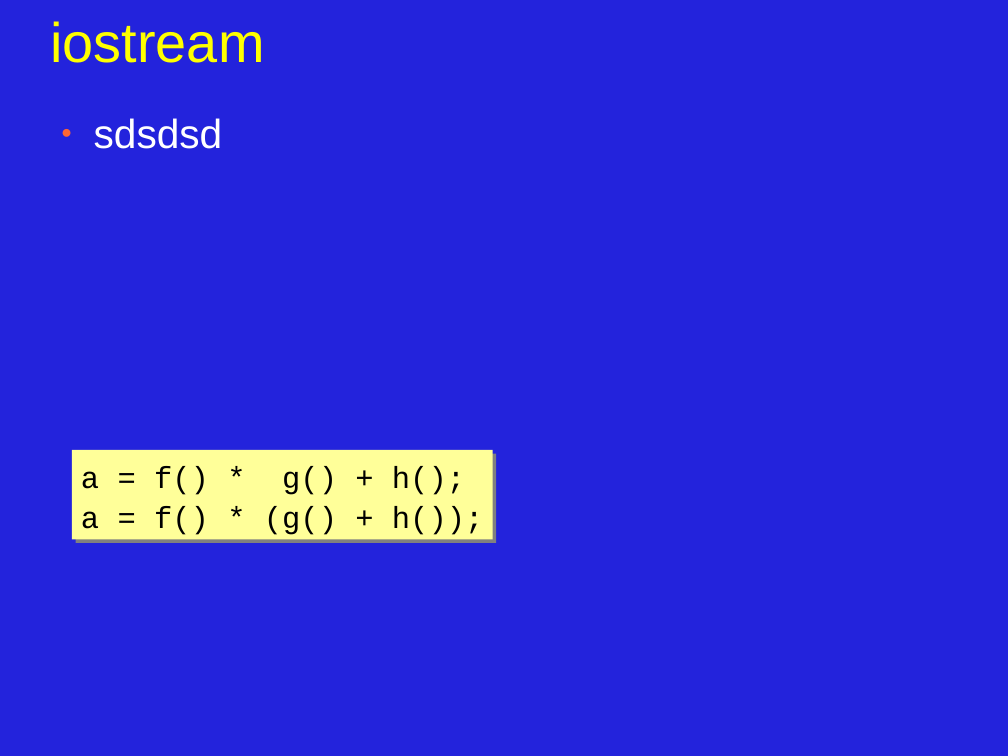
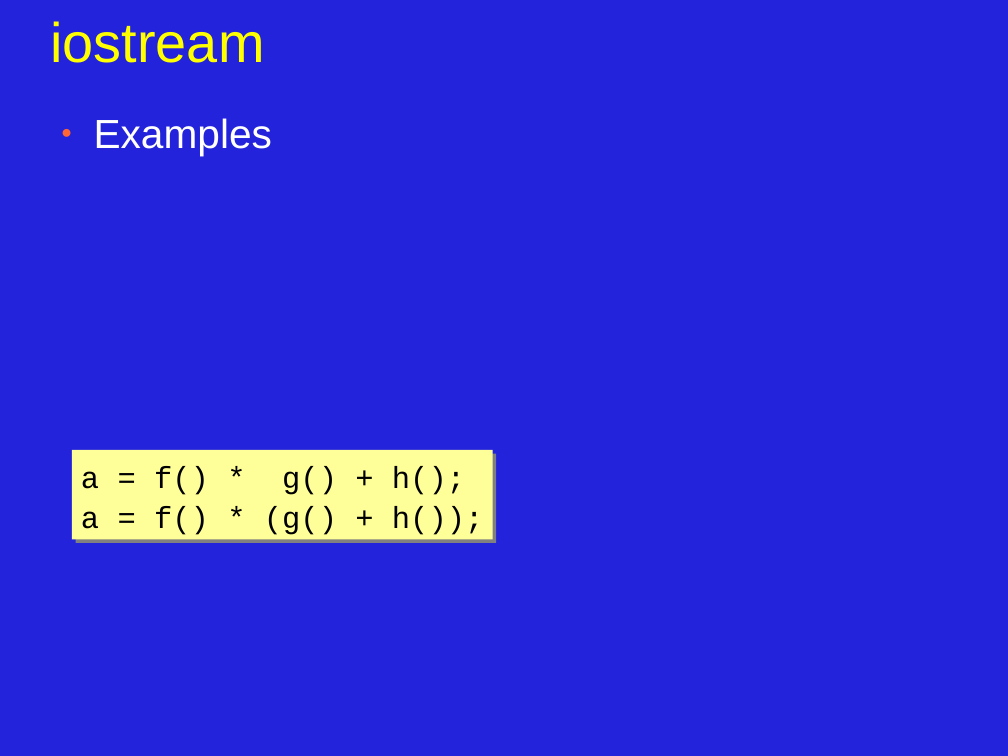
Before and after one commit to JonJagger/two-day-courses, a slide deck: slide 9 of cppf/07_Standard_Libraries.odp (slide 6 before the commit). Drawn at 1008x756 pixels with LibreOffice and Linux fonts; fonts in the diff are those of the drawing. Boxes give left, top, right and bottom in pixels: in the first picture for what was removed or moved away, otherwise in the second. Text is boxed around its words. In the diff, an @@ line names an element or a change of style, - is before the commit and + after.

```diff
--- a/cppf/07_Standard_Libraries.odp
+++ b/cppf/07_Standard_Libraries.odp
@@ text at [94, 118, 272, 156]: text changed @@
-● sdsdsd
+● Examples
```
Also in this commit, not shown: 3 other slides changed, 6 slides added, 2 slides removed.
